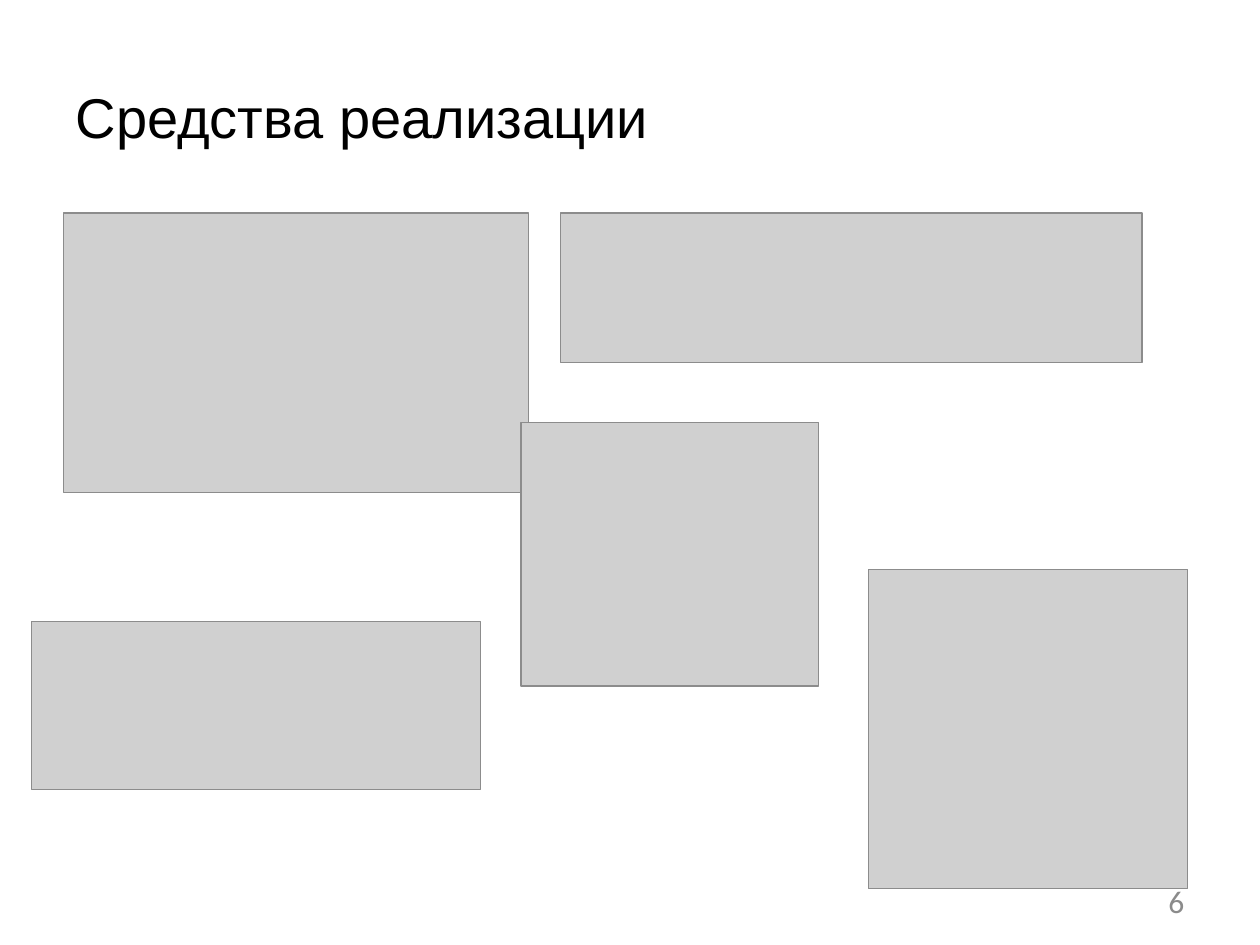
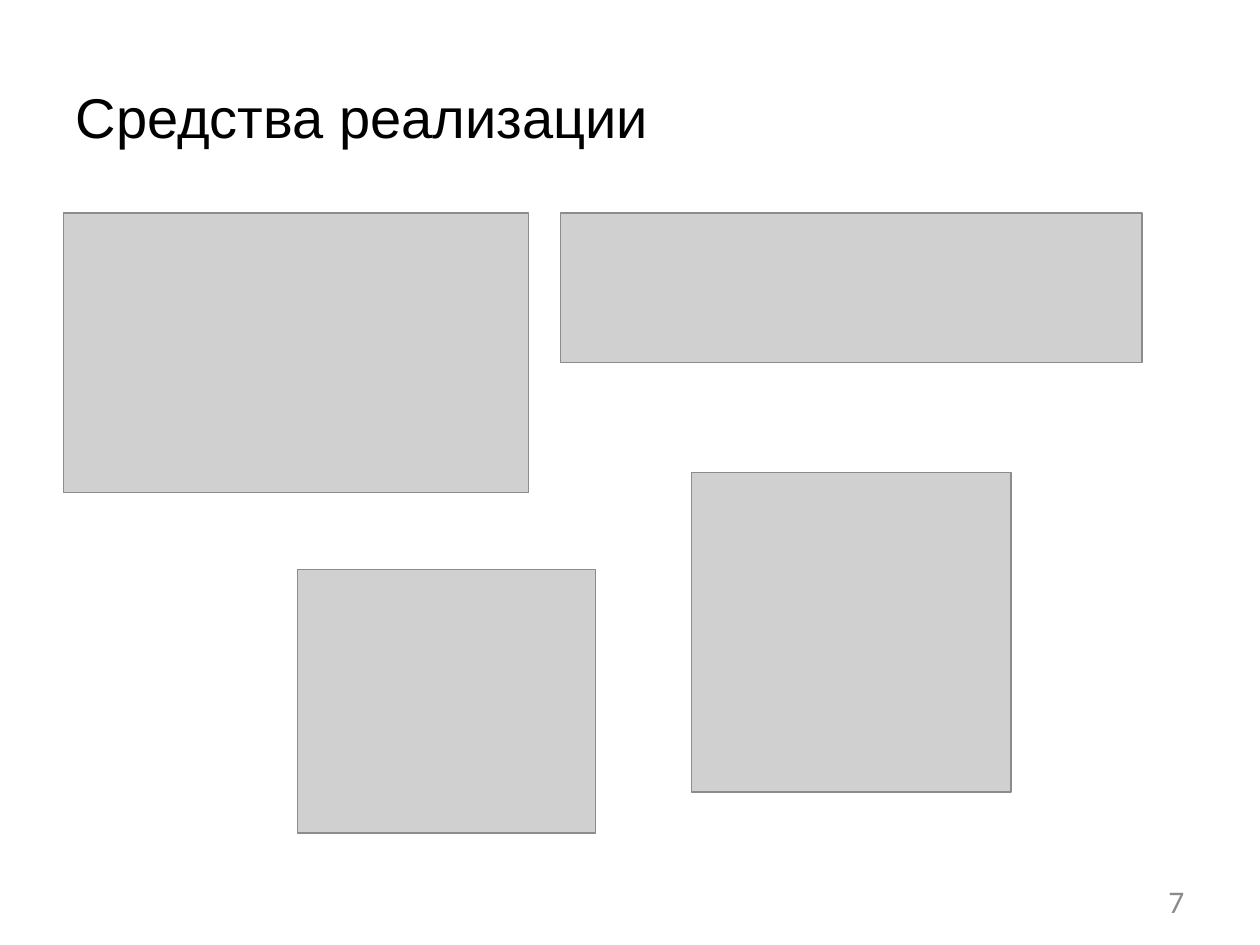
Before and after one commit to StasMalikov/TeamScanner, a slide deck: slide 7 of Документация/TeamScanner презентация.pptx (slide 6 before the commit). Drawn at 1260x945 pixels with LibreOffice and Linux fonts; fonts in the diff are those of the drawing; grey boxes stand for pictures. Boxes give left, top, right and bottom in pixels: in the first picture for what was removed or moved away, otherwise in the second. Text is boxed around its words. In the diff, an @@ line names an element or a change of style, - is before the commit and + after.

```diff
--- a/Документация/TeamScanner презентация.pptx
+++ b/Документация/TeamScanner презентация.pptx
@@ picture: place and size @@
-picture at bbox=[868, 570, 1188, 890]
+picture at bbox=[692, 472, 1012, 793]
@@ picture: place and size @@
-picture at bbox=[520, 422, 818, 685]
+picture at bbox=[297, 570, 595, 833]
@@ picture removed at bbox=[32, 621, 480, 790] @@
@@ page number at bbox=[1168, 893, 1184, 913]: text changed @@
-6
+7
```
Also in this commit, not shown: 1 other slide changed, 2 slides added, 1 other file.
